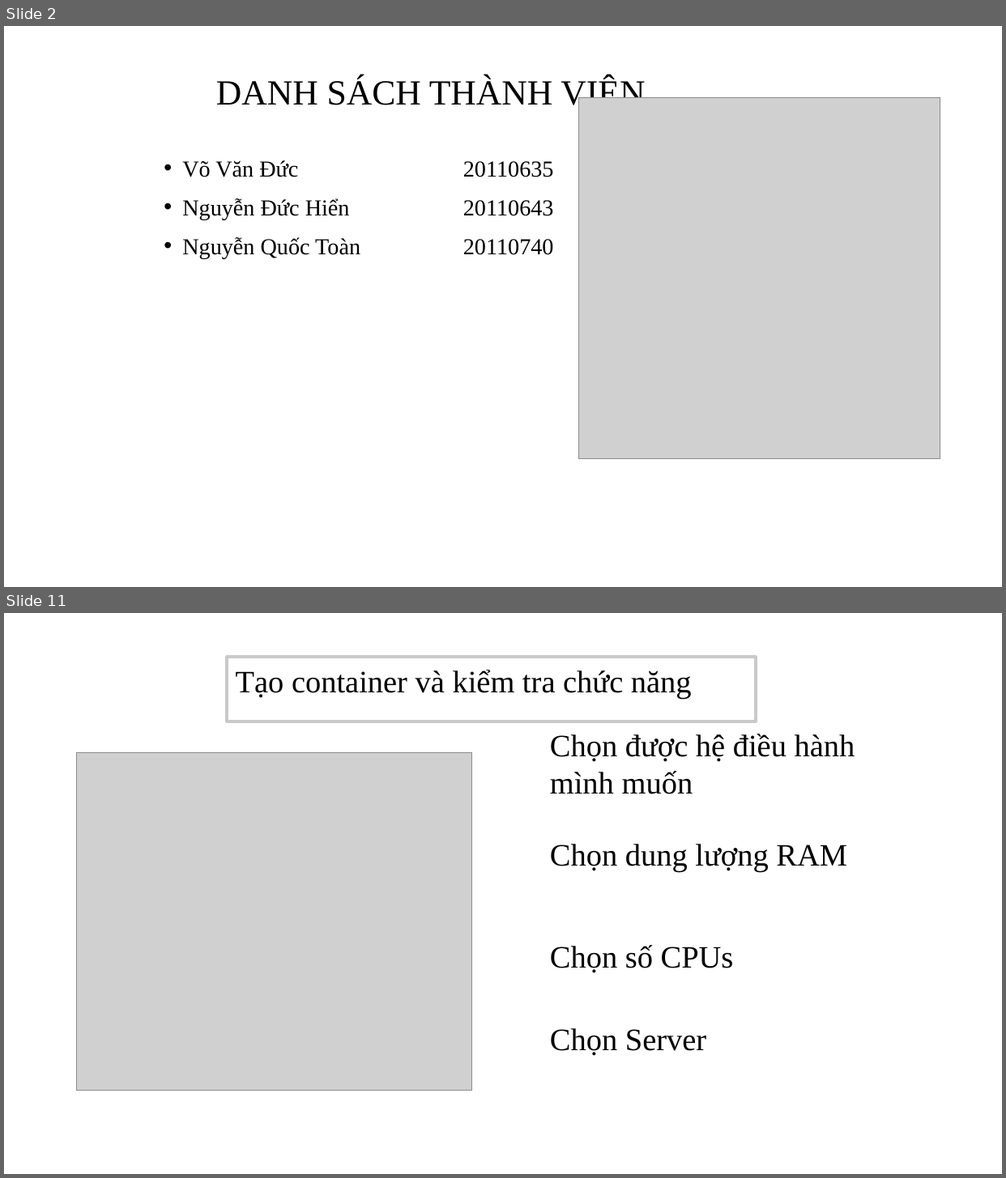
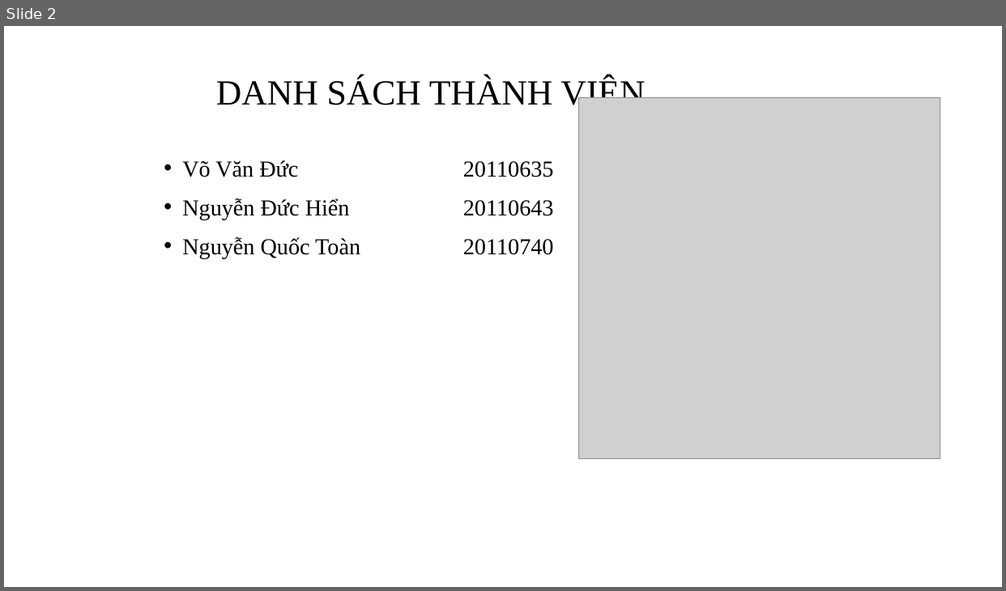
Before and after one commit to DucHienIT/ProjectCloudComputing-RemoteDockerController, a slide deck: Nhom2_thuyetTrinhVideoNhomTruoc.pptx. Shown one above the other, each under a label of ours: slides 2 and 11 before the commit, slide 2 after it; the slides between them are not shown. The pictures are 1006x1178 and 1006x591 pixels, drawn with LibreOffice and Linux fonts; fonts in the diff are those of the drawing; grey boxes stand for pictures; background and template pictures are left out. Boxes give left, top, right and bottom in pixels: in the first picture for what was removed or moved away, otherwise in the second. Text is boxed around its words. In the diff, an @@ line names an element or a change of style, - is before the commit and + after.

```diff
--- a/Nhom2_thuyetTrinhVideoNhomTruoc.pptx
+++ b/Nhom2_thuyetTrinhVideoNhomTruoc.pptx
@@ slide 11 removed at (4,613,1002,1174), background picture (left out) @@
@@ text removed at (226,658,756,722) @@
-Tạo container và kiểm tra chức năng
@@ text removed at (550,734,855,794) @@
-Chọn được hệ điều hành mình muốn
@@ picture removed at (76,753,471,1091) @@
@@ text removed at (550,844,847,872) @@
-Chọn dung lượng RAM
@@ text removed at (550,945,734,973) @@
-Chọn số CPUs
@@ text removed at (550,1029,706,1056) @@
-Chọn Server
```
Also in this commit, not shown: 11 slides added, 9 other slides removed.
